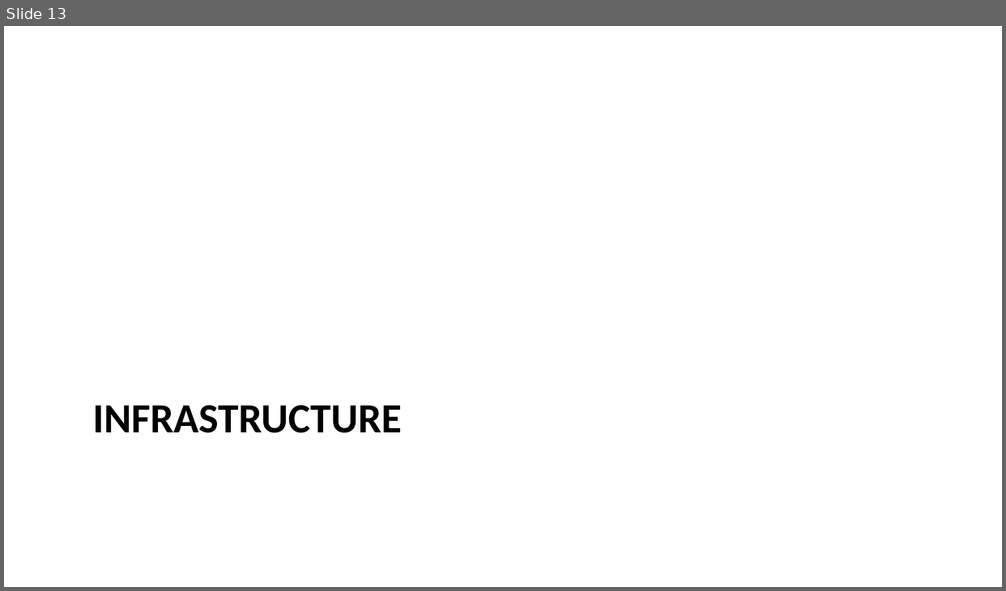
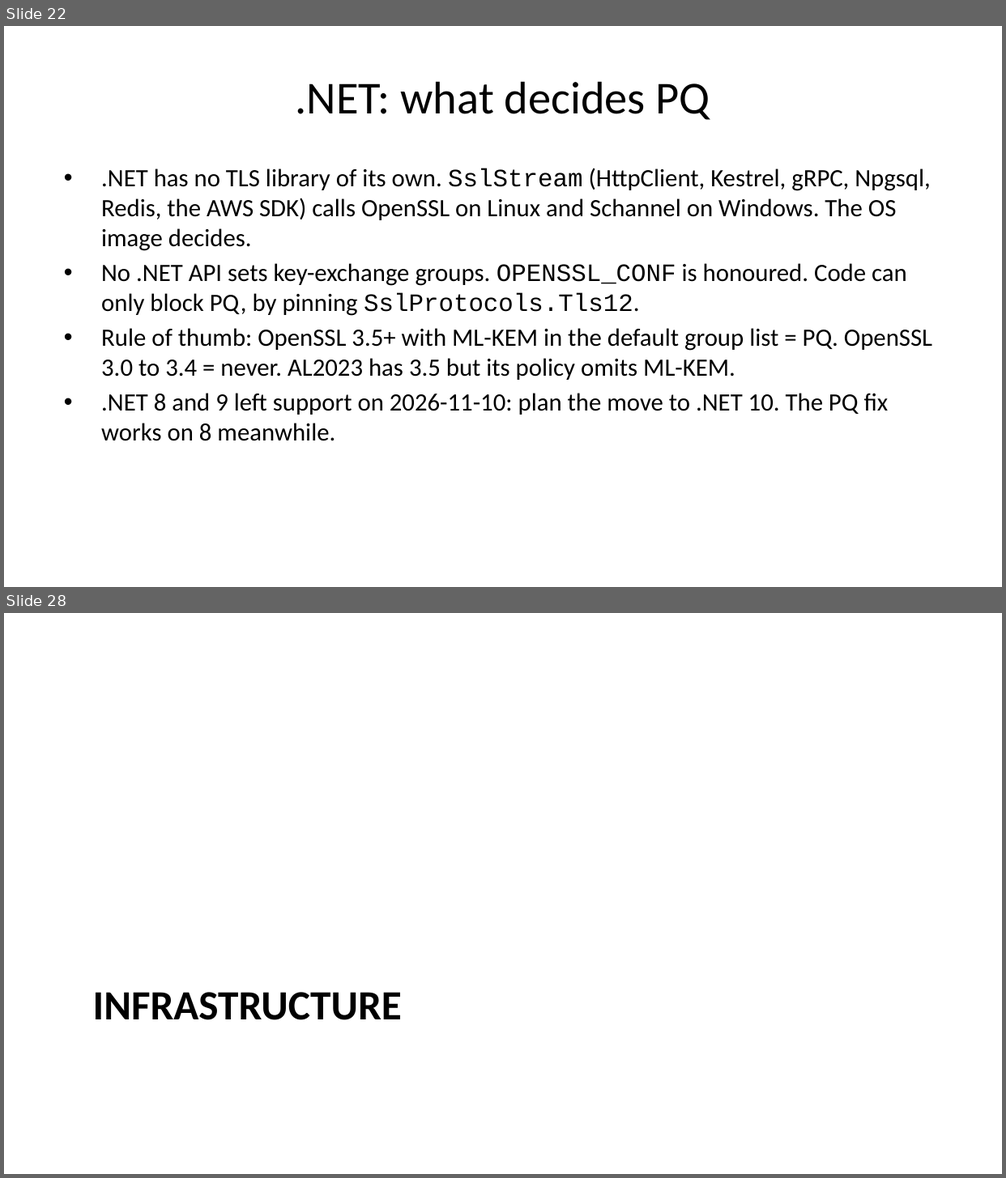
Before and after one commit to moolivkkr/PQC, a slide deck: PQC-Summary.pptx. Shown one above the other, each under a label of ours: slide 13 before the commit, slides 22 and 28 after it; the slides between them are not shown. The pictures are 1006x591 and 1006x1178 pixels, drawn with LibreOffice and Linux fonts; fonts in the diff are those of the drawing. Boxes give left, top, right and bottom in pixels: in the first picture for what was removed or moved away, otherwise in the second. Text is boxed around its words. In the diff, an @@ line names an element or a change of style, - is before the commit and + after.

Commit message:
Deck: three detail slides per language and an ALB/NLB slide; smaller body font template so slides fit
- Per language: what decides PQ, versions/compute types and fixes, pitfalls and e2e evidence
- ALB/NLB: listener policy (not the certificate) turns PQ on; backend leg uses the PQ backend policy
- e2e README: LocalStack ALB ignores SslPolicy (probe: 2016-08 listener still negotiated X25519MLKEM768), so no ALB case
- 03-go: ALB-to-target leg uses ELBSecurityPolicy-TLS13-1-0-PQ-2025-09 (AWS docs) instead of 'not confirmed'
- Rebuilt HTML, PDF, DOCX; deck rendered and checked slide by slide

```diff
--- a/PQC-Summary.pptx
+++ b/PQC-Summary.pptx
@@ slide 22 added at bbox=[4, 26, 1002, 587], background #FFFFFF @@
@@ title added at bbox=[296, 81, 710, 120], 33 pt, text #000000 @@
+.NET: what decides PQ
@@ text added at bbox=[101, 168, 932, 442], 18 pt, text #000000 @@
+• .NET has no TLS library of its own. SslStream (HttpClient, Kestrel, gRPC, Npgsql, Redis, the AWS SDK) calls OpenSSL on Linux and Schannel on Windows. The OS image decides.
+• No .NET API sets key-exchange groups. OPENSSL_CONF is honoured. Code can only block PQ, by pinning SslProtocols.Tls12.
+• Rule of thumb: OpenSSL 3.5+ with ML-KEM in the default group list = PQ. OpenSSL 3.0 to 3.4 = never. AL2023 has 3.5 but its policy omits ML-KEM.
+• .NET 8 and 9 left support on 2026-11-10: plan the move to .NET 10. The PQ fix works on 8 meanwhile.
@@ what was slide 13 is now slide 28 @@
```
Also in this commit, not shown: 10 slides changed, 17 other slides added, 2 slides removed, 8 other files.
